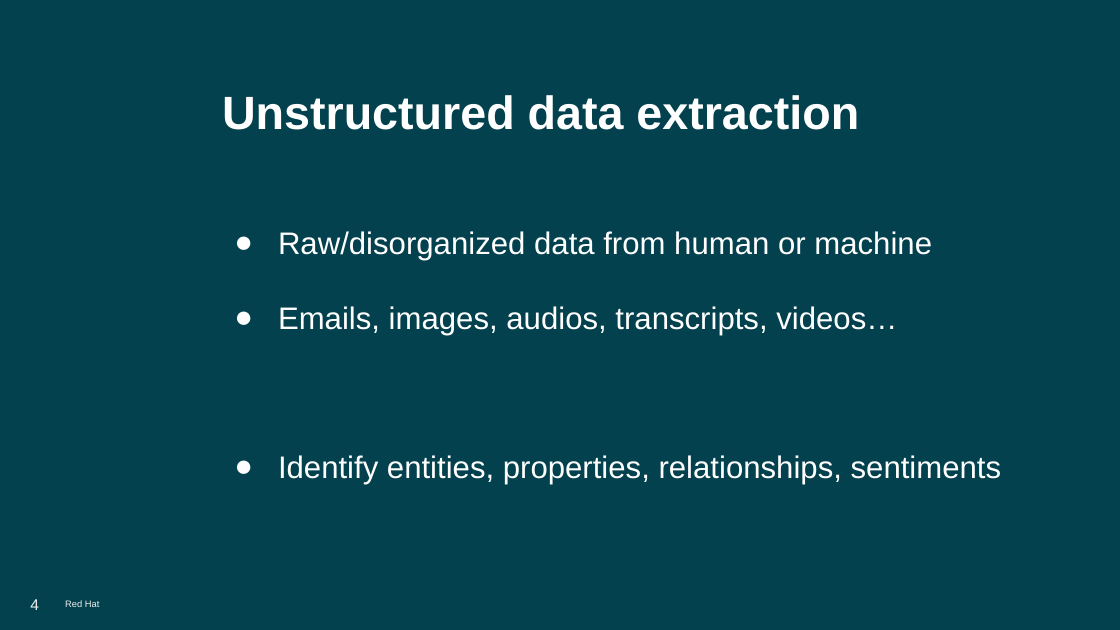
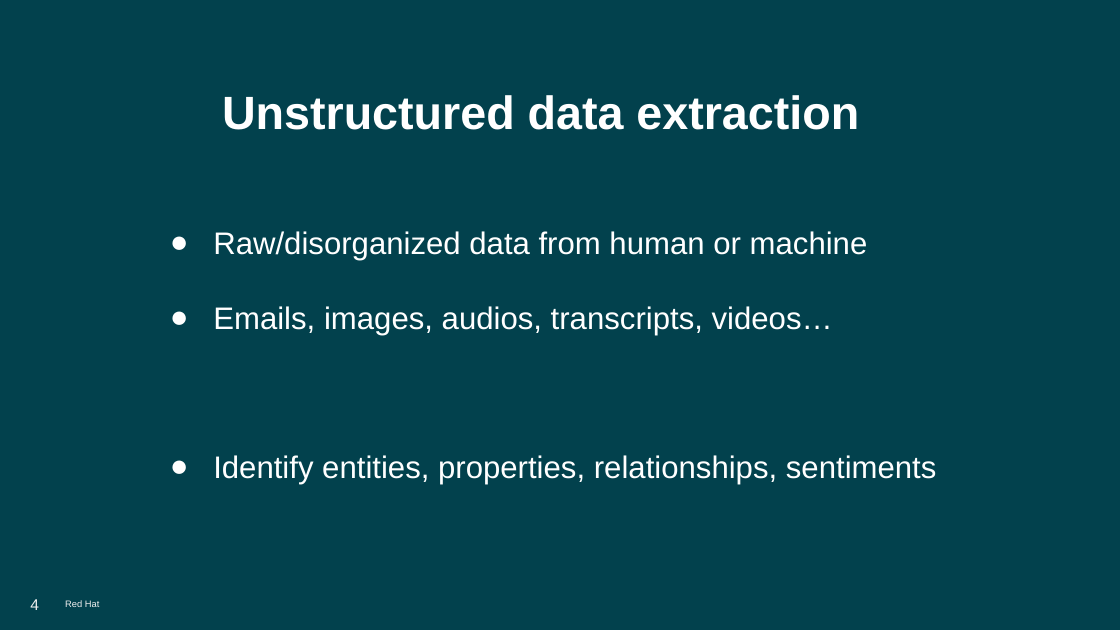
Before and after one commit to aldettinger/javazone-2025, a slide deck: slide 4 of JavaZone 2025.odp. Drawn at 1120x630 pixels with LibreOffice and Linux fonts; fonts in the diff are those of the drawing; background and template pictures are left out. Boxes give left, top, right and bottom in pixels: in the first picture for what was removed or moved away, otherwise in the second. Text is boxed around its words. In the diff, an @@ line names an element or a change of style, - is before the commit and + after.

```diff
--- a/JavaZone 2025.odp
+++ b/JavaZone 2025.odp
@@ text "Raw/disorganized data from human or ...": place and size @@
-text "Raw/disorganized data from human or ..." at bbox=[278, 231, 1002, 484]
+text "Raw/disorganized data from human or ..." at bbox=[213, 231, 937, 484]
```
Also in this commit, not shown: 6 other slides changed, 1 other file.
